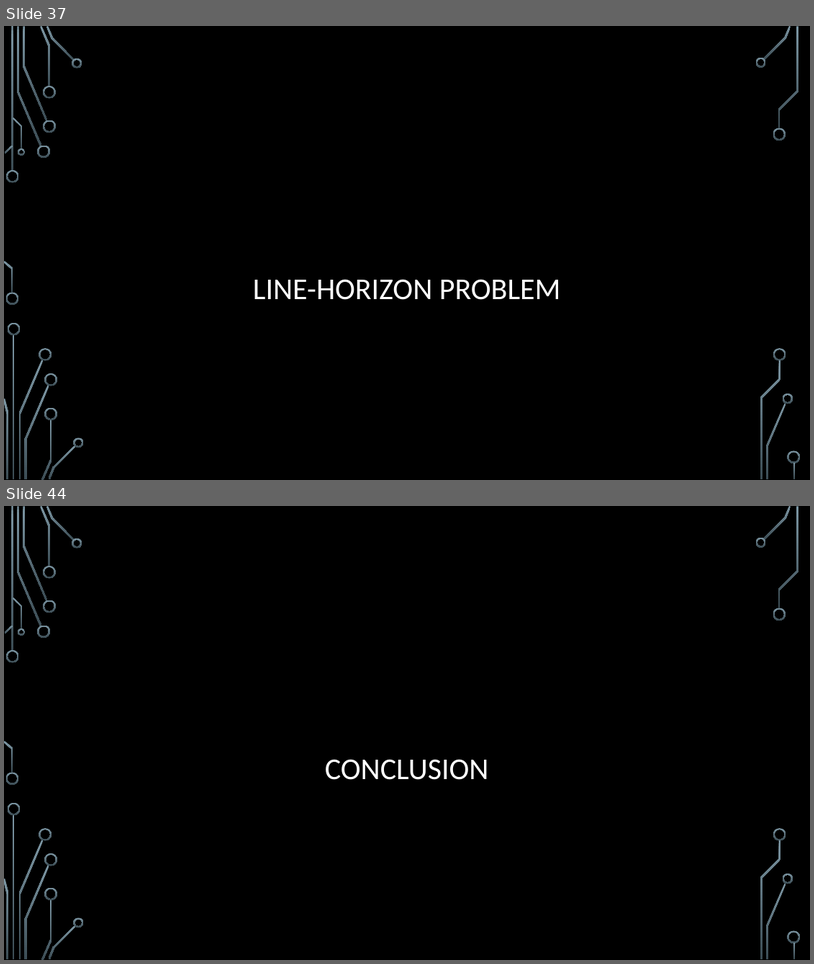
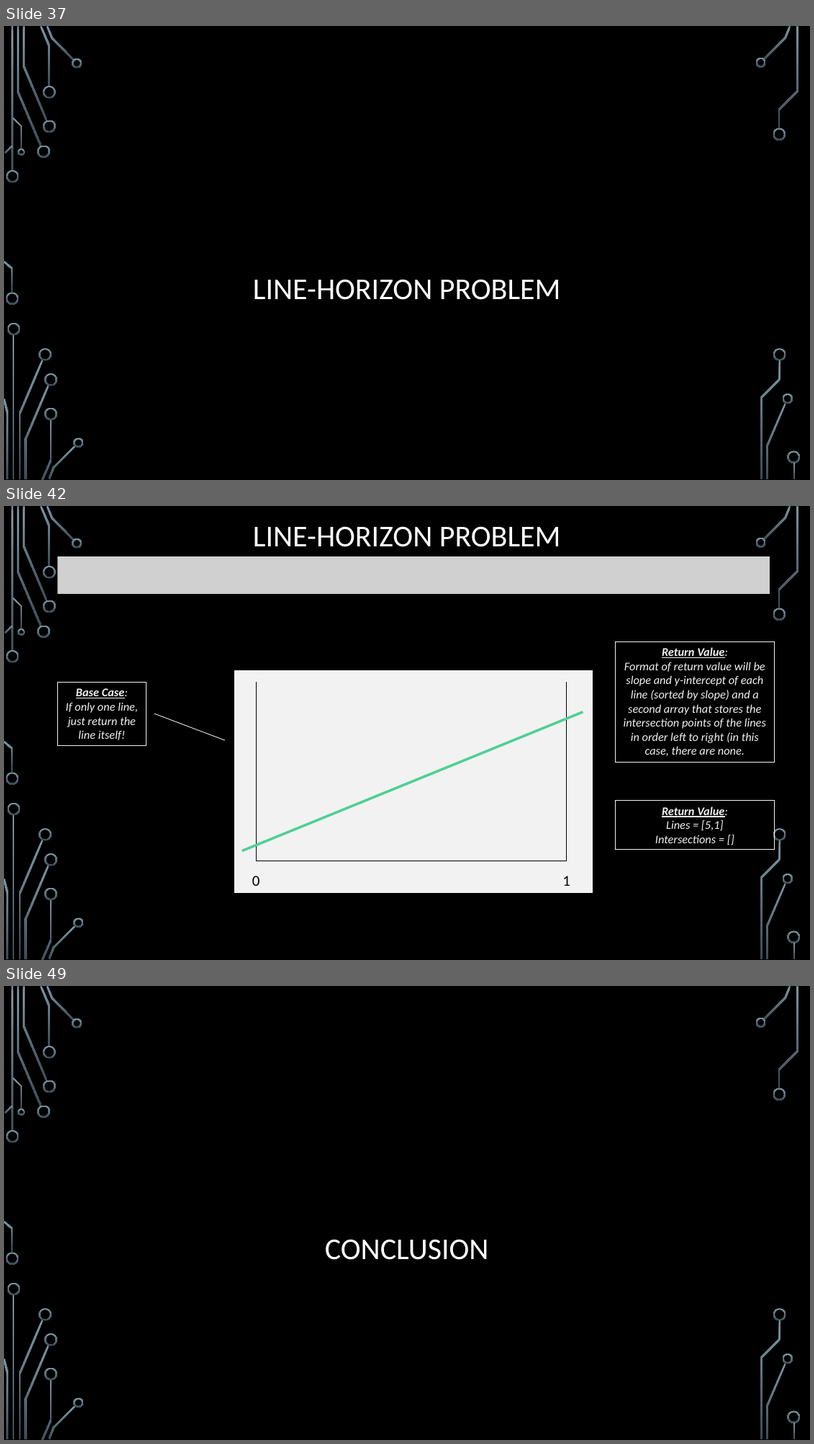
Before and after one commit to janiceeguo/advAlgo, a slide deck: slides/ComputationalGeom-part1-Intersections.pptx. Shown one above the other, each under a label of ours: slides 37 and 44 before the commit, slides 37, 42 and 49 after it; the slides between them are not shown. The pictures are 814x964 and 814x1444 pixels, drawn with LibreOffice and Linux fonts; fonts in the diff are those of the drawing; grey boxes stand for pictures; background and template pictures are left out. Boxes give left, top, right and bottom in pixels: in the first picture for what was removed or moved away, otherwise in the second. Text is boxed around its words. In the diff, an @@ line names an element or a change of style, - is before the commit and + after.

```diff
--- a/slides/ComputationalGeom-part1-Intersections.pptx
+++ b/slides/ComputationalGeom-part1-Intersections.pptx
@@ slide 42 added at bbox=[4, 506, 810, 960], background picture (left out); not listed: 36 template elements that a slide beside it also shows @@
@@ title added at bbox=[253, 526, 561, 547], 36 pt, text #FFFFFF @@
+LINE-HORIZON PROBLEM
@@ picture added at bbox=[58, 557, 771, 595] @@
@@ rectangle added at bbox=[616, 641, 774, 762], outline #F2F2F2 0.75 pt, 14 pt, text #F2F2F2, italic @@
+Return Value:
+Format of return value will be slope and y-intercept of each line (sorted by slope) and a second array that stores the intersection points of the lines in order left to right (in this case, there are none.
@@ rectangle added at bbox=[234, 669, 594, 893], fill #F2F2F2, outline #000000 1.25 pt @@
@@ rectangle added at bbox=[58, 682, 147, 745], outline #F2F2F2 0.75 pt, 14 pt, text #F2F2F2, italic @@
+Base Case:
+If only one line, just return the line itself!
@@ line added from (256, 682) to (256, 860), #000000 0.75 pt @@
@@ line added from (567, 682) to (567, 860), #000000 0.75 pt @@
@@ line added from (226, 740) to (154, 713), #F2F2F2 0.75 pt @@
@@ line added from (242, 851) to (584, 712), #4FD093 3 pt @@
@@ rectangle added at bbox=[616, 800, 774, 849], outline #F2F2F2 0.75 pt, 14 pt, text #F2F2F2, italic @@
+Return Value:
+Lines = [5,1]
+Intersections = []
@@ line added from (567, 860) to (256, 860), #F2F2F2 0.75 pt @@
@@ line added from (567, 860) to (256, 860), #000000 0.75 pt @@
@@ text added at bbox=[252, 875, 260, 885], 18 pt, text #000000 @@
+0
@@ text added at bbox=[563, 875, 571, 885], 18 pt, text #000000 @@
+1
@@ what was slide 44 is now slide 49 @@
```
Also in this commit, not shown: 10 other slides added, 6 slides removed, 4 other files.
